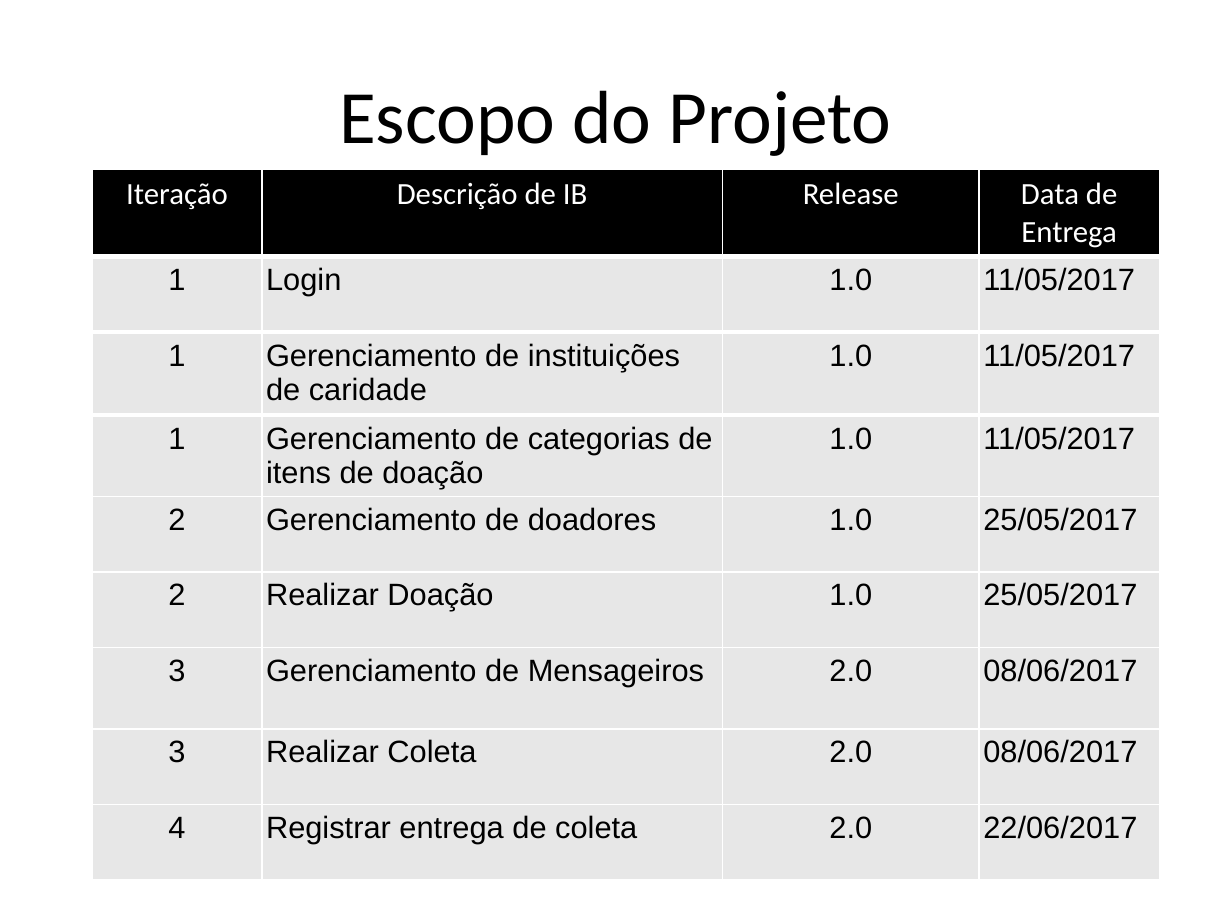
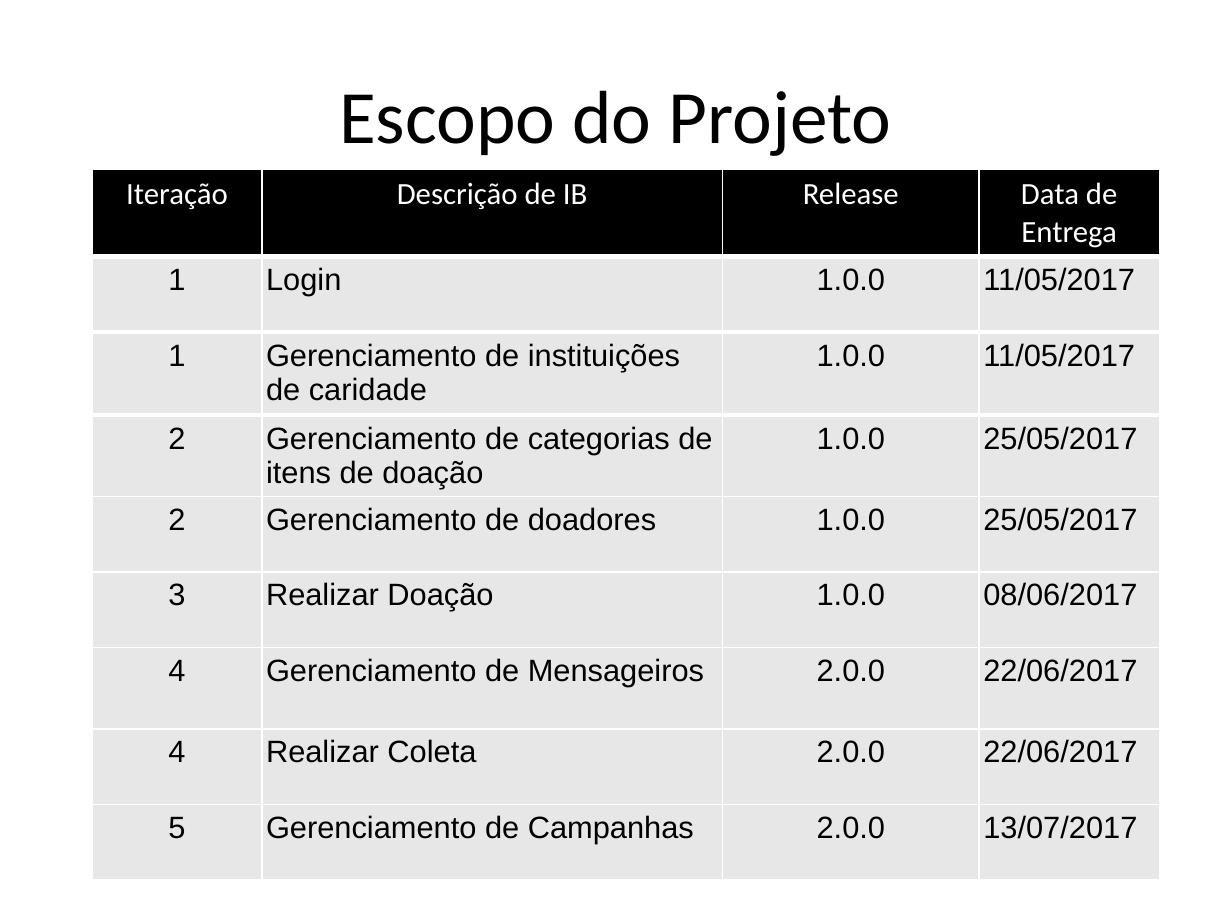
Before and after one commit to AjudeMais/ajudeMais-Projeto, a slide deck: slide 11 of Projeto-AjudeMais/000-Gerência de Projeto/PPJ-Plano de Projeto.pptx. Drawn at 1232x924 pixels with LibreOffice and Linux fonts; fonts in the diff are those of the drawing. Boxes give left, top, right and bottom in pixels: in the first picture for what was removed or moved away, otherwise in the second. Text is boxed around its words. In the diff, an @@ line names an element or a change of style, - is before the commit and + after.

```diff
--- a/Projeto-AjudeMais/000-Gerência de Projeto/PPJ-Plano de Projeto.pptx
+++ b/Projeto-AjudeMais/000-Gerência de Projeto/PPJ-Plano de Projeto.pptx
@@ table at [92, 169, 1159, 892] @@
-row 2, column 3: 1.0
+row 2, column 3: 1.0.0
-row 3, column 3: 1.0
+row 3, column 3: 1.0.0
-row 4: 1 | Gerenciamento de categorias de itens de doação | 1.0 | 11/05/2017
+row 4: 2 | Gerenciamento de categorias de itens de doação | 1.0.0 | 25/05/2017
-row 5, column 3: 1.0
+row 5, column 3: 1.0.0
-row 6: 2 | Realizar Doação | 1.0 | 25/05/2017
+row 6: 3 | Realizar Doação | 1.0.0 | 08/06/2017
-row 7: 3 | Gerenciamento de Mensageiros | 2.0 | 08/06/2017
+row 7: 4 | Gerenciamento de Mensageiros | 2.0.0 | 22/06/2017
-row 8: 3 | Realizar Coleta | 2.0 | 08/06/2017
+row 8: 4 | Realizar Coleta | 2.0.0 | 22/06/2017
-row 9: 4 | Registrar entrega de coleta | 2.0 | 22/06/2017
+row 9: 5 | Gerenciamento de Campanhas | 2.0.0 | 13/07/2017
```
Also in this commit, not shown: 4 other slides changed, 2 other files.
